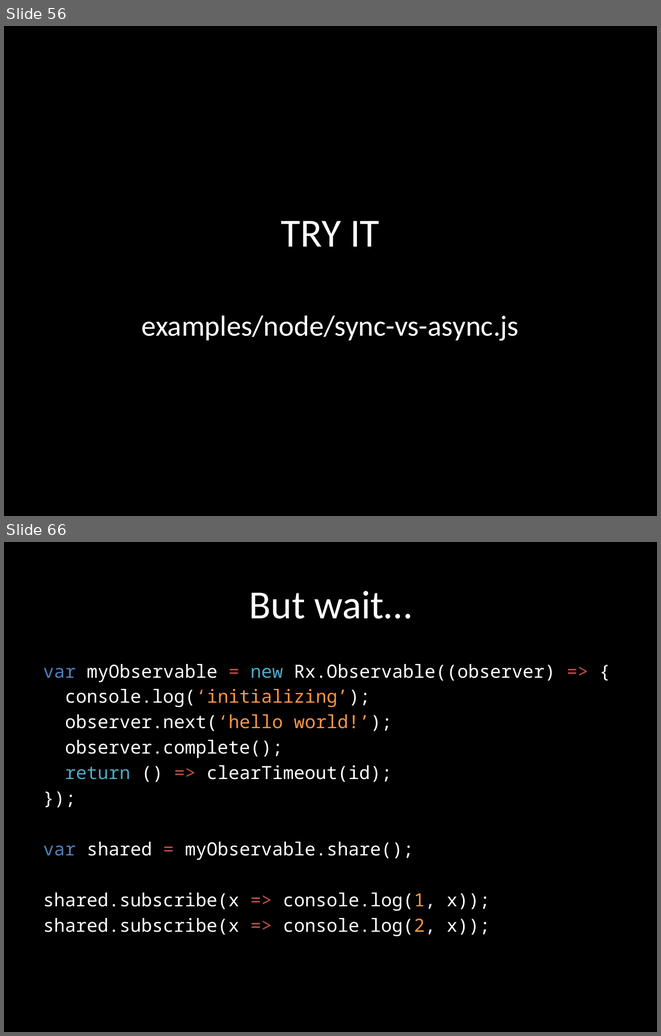
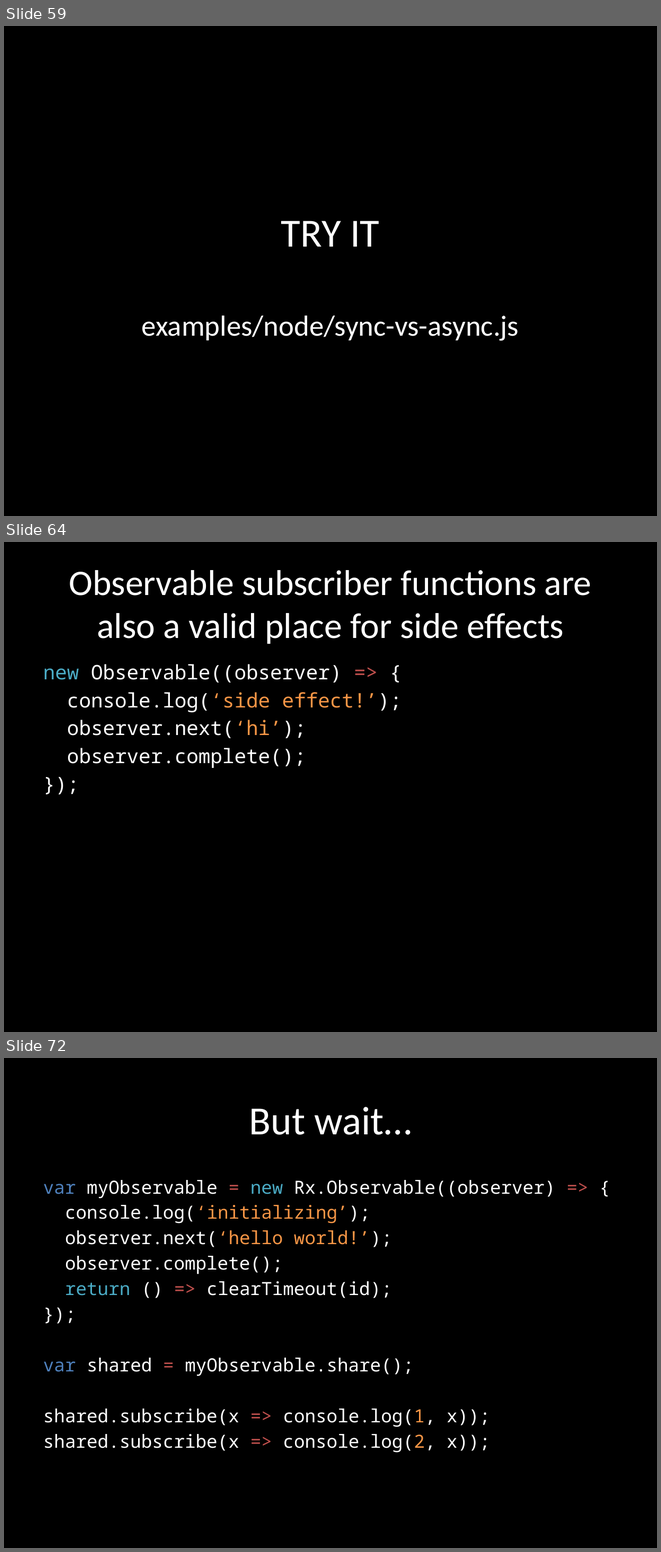
Before and after one commit to benlesh/rxjs-workshop-angular, a slide deck: rxjs-workshop.pptx. Shown one above the other, each under a label of ours: slides 56 and 66 before the commit, slides 59, 64 and 72 after it; the slides between them are not shown. The pictures are 661x1036 and 661x1552 pixels, drawn with LibreOffice and Linux fonts; fonts in the diff are those of the drawing. Boxes give left, top, right and bottom in pixels: in the first picture for what was removed or moved away, otherwise in the second. Text is boxed around its words. In the diff, an @@ line names an element or a change of style, - is before the commit and + after.

```diff
--- a/rxjs-workshop.pptx
+++ b/rxjs-workshop.pptx
@@ slide 64 added at (4, 542, 657, 1032), background #000000 @@
@@ title added at (69, 570, 592, 644), 39.6 pt, text #FFFFFF @@
+Observable subscriber functions are also a valid place for side effects
@@ text added at (43, 664, 402, 768), 22 pt, text #FFFFFF @@
+new Observable((observer) => {
+console.log(‘side effect!’);
+observer.next(‘hi’);
+observer.complete();
+});
@@ what was slide 56 is now slide 59 @@
@@ what was slide 66 is now slide 72 @@
```
Also in this commit, not shown: 3 slides changed, 8 other slides added, 3 slides removed, 5 other files.
